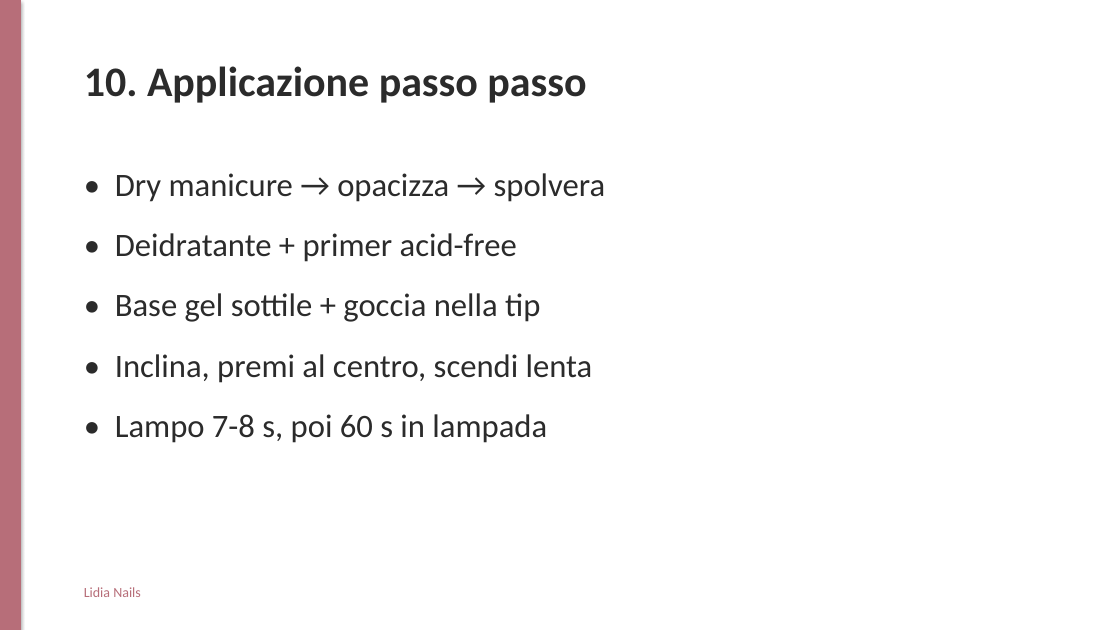
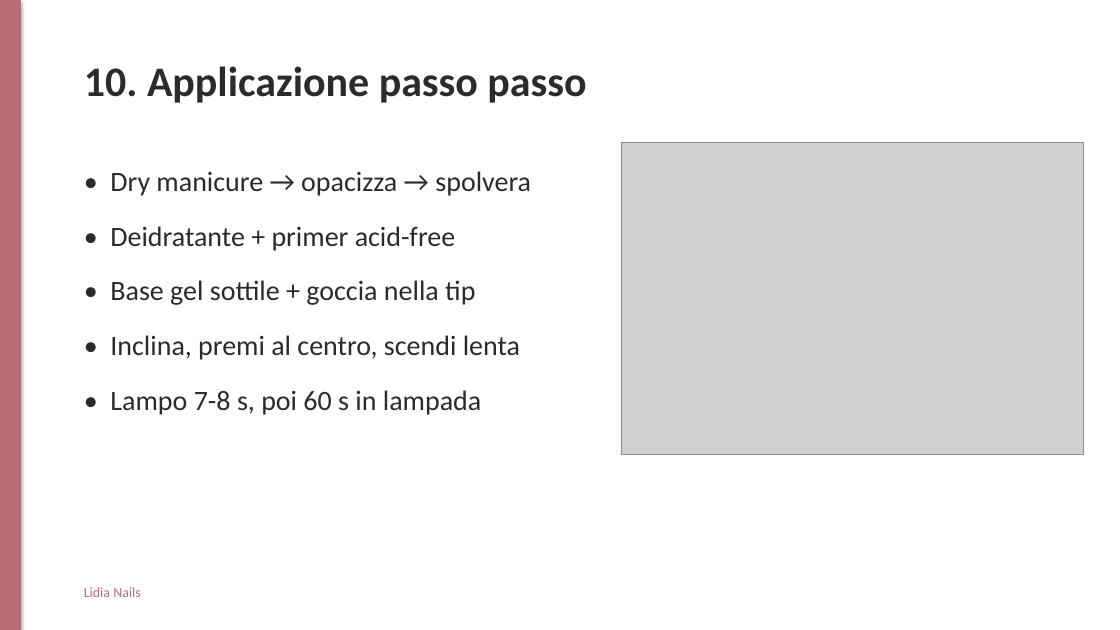
Before and after one commit to williamroma85-design/woxel-ig-assets, a slide deck: slide 11 of lidia-nails-corso/output/slide-lezione.pptx. Drawn at 1120x630 pixels with LibreOffice and Linux fonts; fonts in the diff are those of the drawing; grey boxes stand for pictures. Boxes give left, top, right and bottom in pixels: in the first picture for what was removed or moved away, otherwise in the second. Text is boxed around its words. In the diff, an @@ line names an element or a change of style, - is before the commit and + after.

```diff
--- a/lidia-nails-corso/output/slide-lezione.pptx
+++ b/lidia-nails-corso/output/slide-lezione.pptx
@@ picture added at <box>622,143,1084,455</box> @@
@@ text "• Dry manicure → opacizza ..." at <box>110,171,531,415</box>: size 28 to 24 pt @@
```
Also in this commit, not shown: 8 other slides changed, 14 other files.
